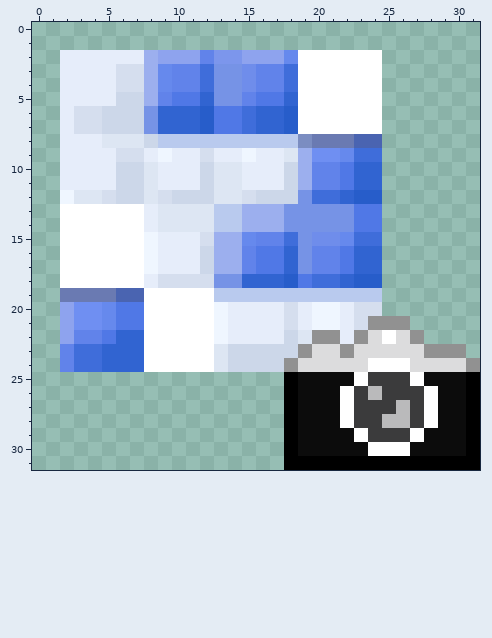
File history of a pixel-art sprite, chrome/skin/classic/images/MainIcon.png. Above is the file before it was changed.
The file is 32x32 pixels. Colours within 5 levels of each other are drawn and written as one. The old version is drawn lined up with the new one.
After the commit:
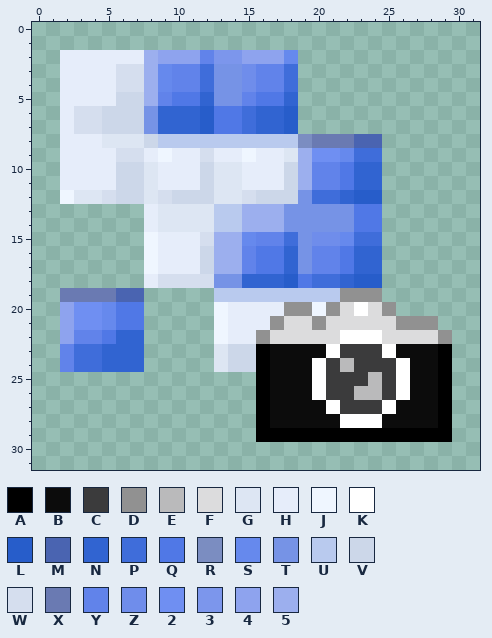
Palette (. is transparent): A #000000  B #0c0c0c  C #3b3b3c  D #919191  E #bababb  F #dcdcdd  G #dde6f3  H #e6edfa  J #eff6ff  K #ffffff  L #275dca  M #4a64b1  N #3164d1  P #3f6dda  Q #5078e6  R #7b8dc1  S #6689ed  T #7693e6  U #b9caee  V #ccd7e9  W #d5deee  X #6a7ab2  Y #6183ea  Z #6f8deb  2 #6f8ff2  3 #7c96ec  4 #8ea3ee  5 #9cafee
The exact change:
{"change": "whole drawing moved by +1,+1 (the old picture is shown already moved)"}
{"y":2,"x":19,"old":"KKKKKK","new":"......"}
{"y":3,"x":19,"old":"KKKKKK","new":"......"}
{"y":4,"x":19,"old":"KKKKKK","new":"......"}
{"y":5,"x":19,"old":"KKKKKK","new":"......"}
{"y":6,"x":19,"old":"KKKKKK","new":"......"}
{"y":7,"x":19,"old":"KKKKKK","new":"......"}
{"y":13,"x":2,"old":"KKKKKK","new":"......"}
{"y":14,"x":2,"old":"KKKKKK","new":"......"}
{"y":15,"x":2,"old":"KKKKKK","new":"......"}
{"y":16,"x":2,"old":"KKKKKK","new":"......"}
{"y":17,"x":2,"old":"KKKKKK","new":"......"}
{"y":18,"x":2,"old":"KKKKKK","new":"......"}
{"y":19,"x":8,"old":"KKKKK","new":"....."}
{"y":19,"x":22,"old":"UUU","new":"DDD"}
{"y":20,"x":8,"old":"KKKKK","new":"....."}
{"y":20,"x":18,"old":"WH","new":"DD"}
{"y":20,"x":21,"old":"JHWW.","new":"DFKFD"}
{"y":21,"x":8,"old":"KKKKK","new":"....."}
{"y":21,"x":17,"old":"HWHJJHWDD","new":"DFFDFFFFF"}
{"y":21,"x":27,"old":"..","new":"DD"}
{"y":22,"x":8,"old":"KKKKK","new":"....."}
{"y":22,"x":16,"old":"HHVGDDHDFK","new":"DFFFFFKKKF"}
{"y":22,"x":27,"old":"D..","new":"FFD"}
{"y":23,"x":8,"old":"KKKKK","new":"....."}
{"y":23,"x":16,"old":"VVVDFFDFFFFFDDD","new":"ABBBBKCCCKBBBA."}
{"y":24,"x":8,"old":"KKKKK","new":"....."}
{"y":24,"x":16,"old":"VVDFFFFFKK","new":"ABBBKCECCC"}
{"y":24,"x":27,"old":"FFFFD","new":"BBA.."}
{"y":25,"x":16,"old":"..A","new":"ABB"}
{"y":25,"x":20,"old":"BBBKC","new":"KCCCE"}
{"y":25,"x":26,"old":"CK","new":"KB"}
{"y":25,"x":29,"old":"BBA","new":"A.."}
{"y":26,"x":16,"old":"..A","new":"ABB"}
{"y":26,"x":20,"old":"BBKC","new":"KCCE"}
{"y":26,"x":26,"old":"CCKBBA","new":"KBBA.."}
{"y":27,"x":16,"old":"..A","new":"ABB"}
{"y":27,"x":21,"old":"BK","new":"KC"}
{"y":27,"x":25,"old":"CECKBBA","new":"KBBBA.."}
{"y":28,"x":16,"old":"..A","new":"ABB"}
{"y":28,"x":23,"old":"CCEECKBBA","new":"KKBBBBA.."}
{"y":29,"x":16,"old":"..","new":"AA"}
{"y":29,"x":19,"old":"BBBBKCCCKBBBA","new":"AAAAAAAAAAA.."}
{"y":30,"x":18,"old":"ABBBBBKKKBBBBA","new":".............."}
{"y":31,"x":18,"old":"AAAAAAAAAAAAAA","new":".............."}
{"label":"erased","picture_box":[298,50,382,134]}
{"label":"changed","picture_box":[60,204,480,470]}
